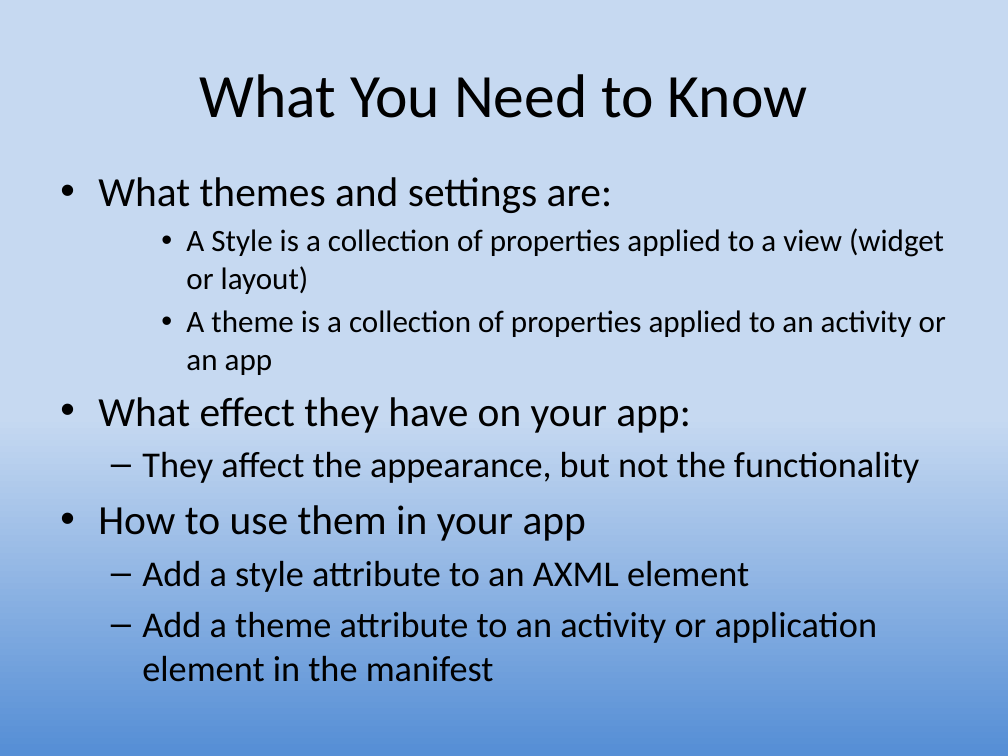
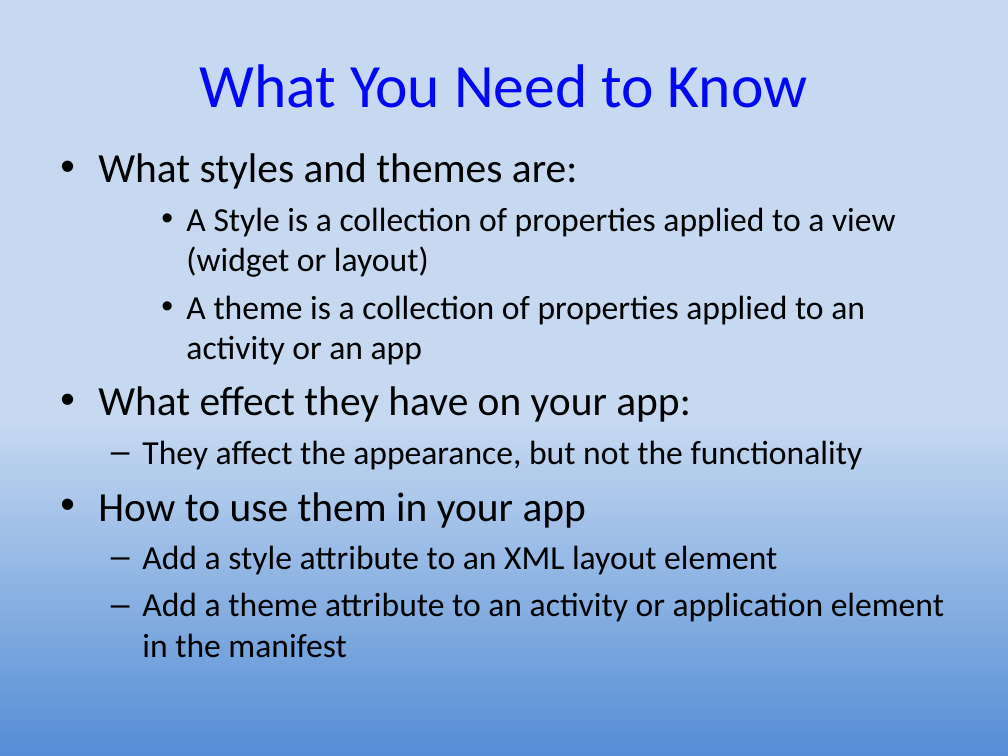
Before and after one commit to UO-CIS/CIS399Android-CourseMaterials, a slide deck: slide 3 of Notes and Slides/CIS399Wk2Day3a-Themes+Styles.pptx. Drawn at 1008x756 pixels with LibreOffice and Linux fonts; fonts in the diff are those of the drawing. Boxes give left, top, right and bottom in pixels: in the first picture for what was removed or moved away, otherwise in the second. Text is boxed around its words. In the diff, an @@ line names an element or a change of style, - is before the commit and + after.

```diff
--- a/Notes and Slides/CIS399Wk2Day3a-Themes+Styles.pptx
+++ b/Notes and Slides/CIS399Wk2Day3a-Themes+Styles.pptx
@@ title "What You Need to Know" at (200, 64, 808, 108): text colour #000000 to #0208F2 @@
@@ text "What styles and themes are:": place and size @@
-text "What styles and themes are:" at (98, 177, 946, 682)
+text "What styles and themes are:" at (98, 153, 944, 658)
@@ text at (98, 153, 577, 189): text changed @@
-• What themes and settings are:
+• What styles and themes are:
@@ text at (142, 207, 944, 658): size 22.2 to 24.1 pt in "A Style is a collection of properties ...", "A theme is a collection of properties ..."; size 25.9 to 24.1 pt in "They affect the appearance, but not the ...", "Add a theme attribute to an activity ..." @@
@@ text at (142, 545, 777, 575): text changed; size 25.9 to 24.1 pt @@
-  – Add a style attribute to an AXML element
+  – Add a style attribute to an XML layout element
```
Also in this commit, not shown: 3 other slides changed, 7 other files.
